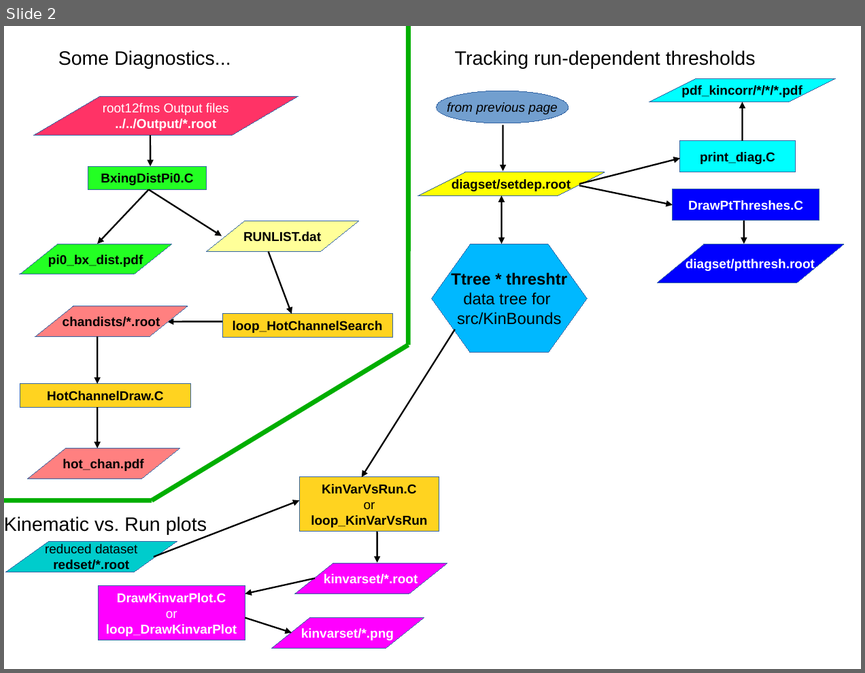
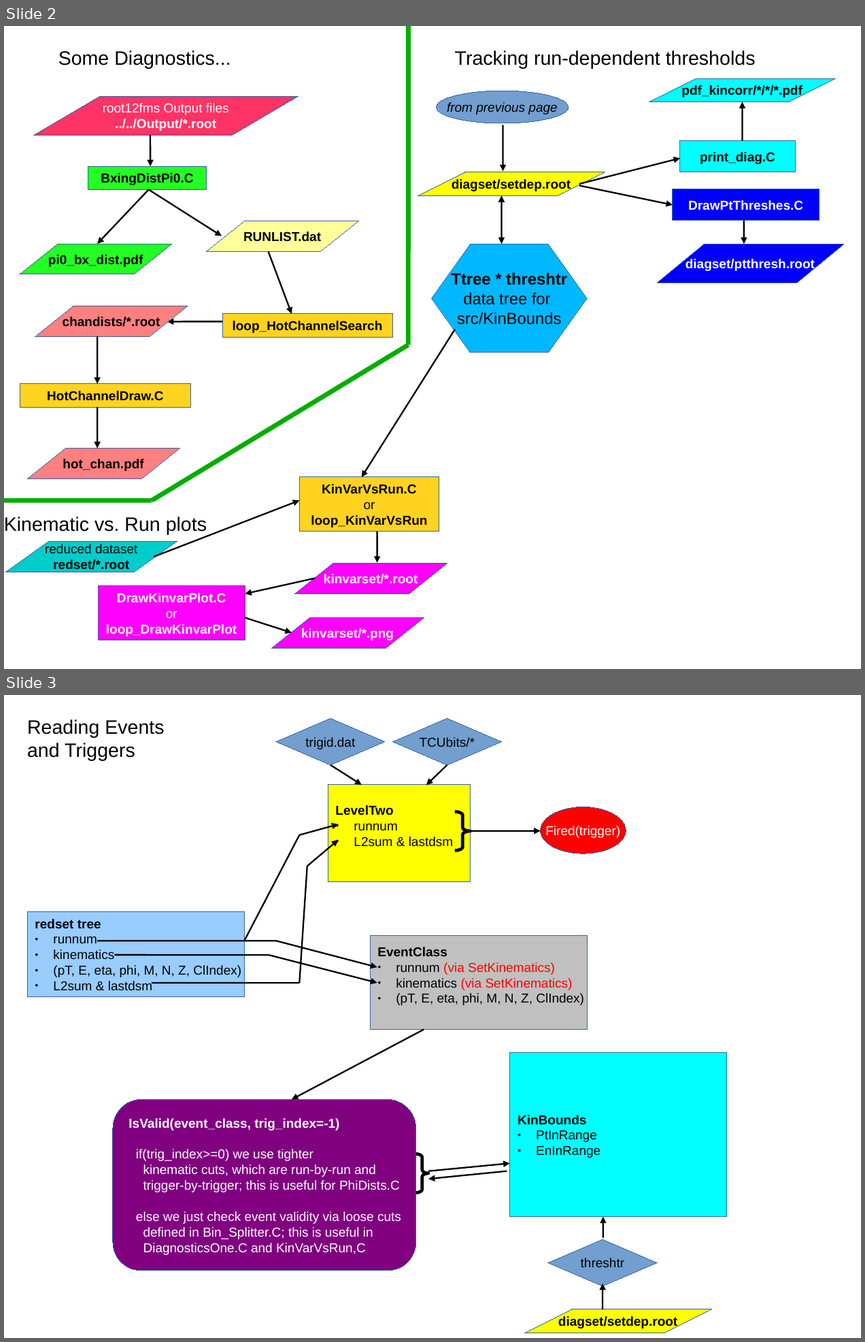
Before and after one commit to c-dilks/spinlong, a slide deck: doc_diagram.odp. Shown one above the other, each under a label of ours: slide 2 before the commit, slides 2 and 3 after it. The pictures are 865x673 and 865x1342 pixels, drawn with LibreOffice and Linux fonts; fonts in the diff are those of the drawing. Boxes give left, top, right and bottom in pixels: in the first picture for what was removed or moved away, otherwise in the second. Text is boxed around its words. In the diff, an @@ line names an element or a change of style, - is before the commit and + after.

Commit message:
KinBounds implemented and threshtr updated; EventClass now has option for tighter kinematics cuts

```diff
--- a/doc_diagram.odp
+++ b/doc_diagram.odp
@@ slide 3 added at bbox=[4, 695, 861, 1338], background #FFFFFF @@
@@ text added at bbox=[27, 719, 164, 760], 18 pt, text #000000 @@
+Reading Events and Triggers
@@ diamond added at bbox=[276, 718, 385, 765], fill #729FCF, outline #3465A4 0 pt, 12 pt, text #000000 @@
+trigid.dat
@@ diamond added at bbox=[393, 718, 502, 765], fill #729FCF, outline #3465A4 0 pt, 12 pt, text #000000 @@
+TCUbits/*
@@ arrow added from (330, 765) to (362, 784), #000000 1.45 pt @@
@@ arrow added from (447, 765) to (426, 785), #000000 1.45 pt @@
@@ rectangle added at bbox=[328, 784, 470, 881], fill #FFFF00, outline #3465A4 0 pt, 12 pt, text #000000 @@
+LevelTwo
+● runnum
+● L2sum & lastdsm
@@ freeform shape added at bbox=[455, 812, 470, 851], outline #000000 2.89 pt @@
@@ ellipse added at bbox=[541, 807, 626, 853], fill #FF0000, outline #3465A4 0 pt, 12 pt, text #FFFFFF @@
+Fired(trigger)
@@ line added from (244, 940) to (299, 835), #000000 1.45 pt @@
@@ arrow added from (299, 835) to (339, 824), #000000 1.45 pt @@
@@ arrow added from (470, 831) to (541, 831), #000000 1.45 pt @@
@@ arrow added from (307, 866) to (339, 840), #000000 1.45 pt @@
@@ line added from (299, 983) to (307, 866), #000000 1.45 pt @@
@@ rectangle added at bbox=[27, 912, 244, 997], fill #99CCFF, outline #3465A4 0 pt, 12 pt, text #000000 @@
+redset tree
+● runnum
+● kinematics
+● (pT, E, eta, phi, M, N, Z, ClIndex)
+● L2sum & lastdsm
@@ rectangle added at bbox=[371, 935, 587, 1030], fill #C0C0C0, outline #3465A4 0 pt, 12 pt, text #000000 @@
+EventClass
+● runnum (via SetKinematics)
+● kinematics (via SetKinematics)
+● (pT, E, eta, phi, M, N, Z, ClIndex)
@@ line added from (97, 940) to (276, 940), #000000 1.45 pt @@
@@ line added from (114, 955) to (269, 955), #000000 1.45 pt @@
@@ arrow added from (269, 955) to (377, 983), #000000 1.45 pt @@
@@ arrow added from (276, 940) to (377, 967), #000000 1.45 pt @@
@@ line added from (152, 983) to (299, 983), #000000 1.45 pt @@
@@ arrow added from (424, 1030) to (292, 1100), #000000 1.45 pt @@
@@ rectangle added at bbox=[510, 1053, 727, 1217], fill #00FFFF, outline #3465A4 0 pt, 12 pt, text #000000 @@
+KinBounds
+● PtInRange
+● EnInRange
@@ rounded rectangle added at bbox=[113, 1100, 416, 1270], fill #800080, outline #3465A4 0 pt, 12 pt, text #FFFFFF @@
+IsValid(event_class, trig_index=-1)
+if(trig_index>=0) we use tighter
+kinematic cuts, which are run-by-run and
+trigger-by-trigger; this is useful for PhiDists.C
+else we just check event validity via loose cuts
+defined in Bin_Splitter.C; this is useful in
+DiagnosticsOne.C and KinVarVsRun,C
@@ freeform shape added at bbox=[416, 1154, 428, 1193], outline #000000 2.89 pt @@
@@ arrow added from (428, 1171) to (510, 1163), #000000 1.45 pt @@
@@ arrow added from (507, 1171) to (428, 1178), #000000 1.45 pt @@
@@ arrow added from (604, 1238) to (604, 1217), #000000 1.45 pt @@
@@ diamond added at bbox=[548, 1239, 657, 1286], fill #729FCF, outline #3465A4 0 pt, 12 pt, text #000000 @@
+threshtr
@@ arrow added from (602, 1309) to (602, 1284), #000000 1.45 pt @@
@@ parallelogram added at bbox=[525, 1309, 711, 1333], fill #FFFF00, outline #3465A4 0 pt, 12 pt, text #000000, bold @@
+diagset/setdep.root
```
Also in this commit, not shown: 13 other files.
